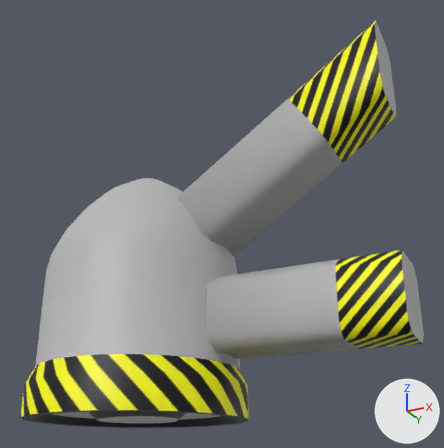
Renders of the FBX model Assets/radial-adapter1.fbx from each side of a commit.
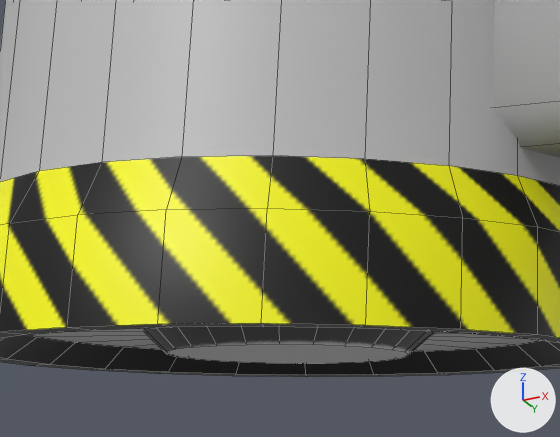
Old and new are each drawn whole from a 50 mm lens placed at (0.0204, -0.0301, -0.0127), pointed at (0.0053, 0.0001, 0.0009) and again close up on the part from 9% to 51% of the width and 67% to 100% of the height. Lighting does not change. The marker at lower right points along +X, +Y and +Z. The close-ups show mesh edges as thin lines. Objects named as collision shapes, trigger or cutter boxes, shadow casters or lower levels of detail are left out. Where no turn or scale is listed for an object, it has been applied to the vertices.

Names of what the first close-up shows: 'fixing-bar_001', 'radial-adapter-s1-1-mk2'.
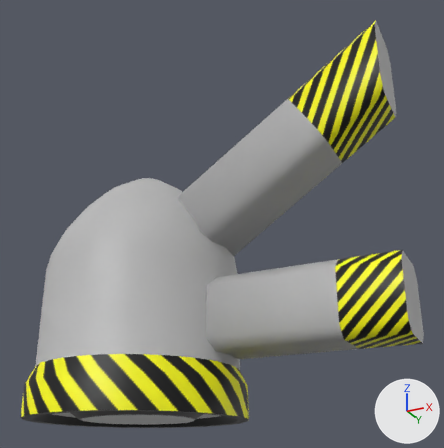
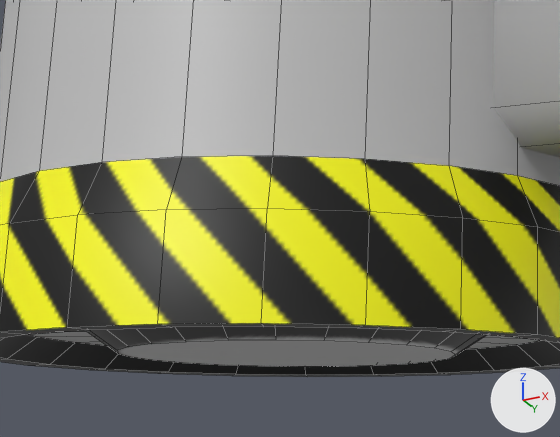
Changed parts and their boxes [x1, y1, x2, y2] in the close-ups (560 x 437 px; the box of a moved part takes in the faces that stretch with it):
part 1 of me_radial_adapter_s1_1_mk2, moved or reshaped: before [30, 327, 539, 363]; after [30, 327, 539, 367]

The change, as a list of edits to the scene's bpy script:
```text
Change me_radial_adapter_s1_1_mk2:
    where me_radial_adapter_s1_1_mk2.from_pydata(...)  # 313 vertices, 313 faces; spans x -0.625..0.625, y -0.625..0.625, z -1.0..0.47
    used by ob_radial_adapter_s1_1_mk2; location = (0.0, 0.0, 0.0); rotation_euler = (0.0, 0.0, 3.142), in degrees (0, 0, 180); scale = (0.01, 0.01, 0.01)
    me_radial_adapter_s1_1_mk2 part 1: all 48 vertices in x -0.27..0.27, y -0.27..0.27, z -1.0..-0.96 are multiplied about their middle by the matrix ((1.395, 0.0, 0.0), (0.0, 1.395, 0.0), (0.0, 0.0, 1.0))
```
